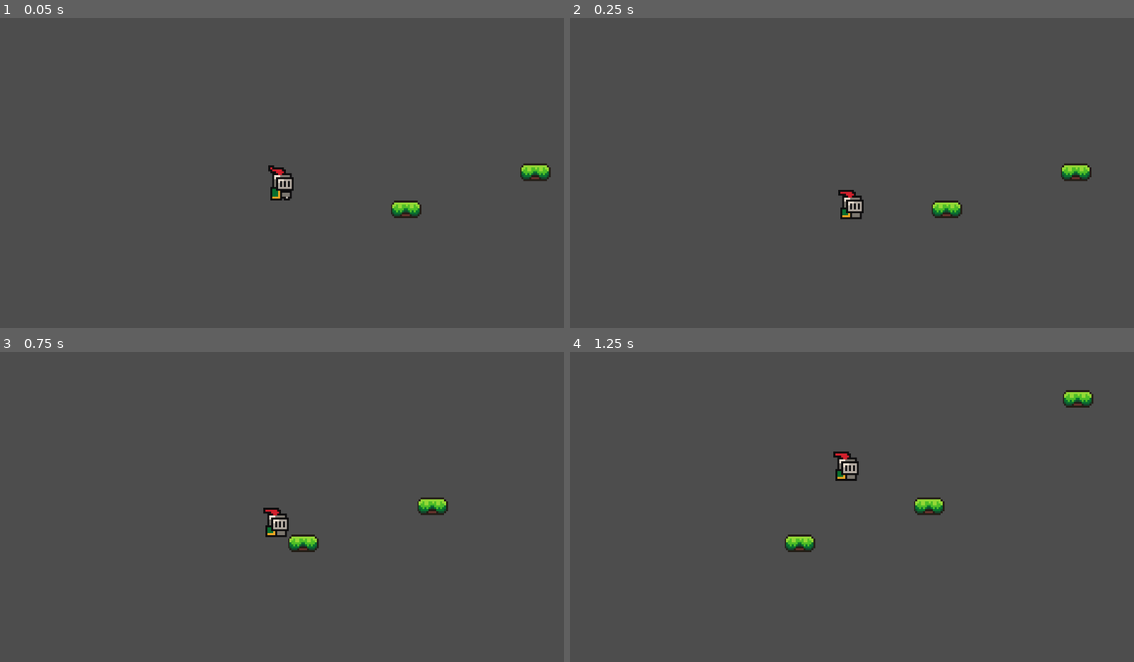
Above: before the commit, frames 1-4 (two rows, left to right).
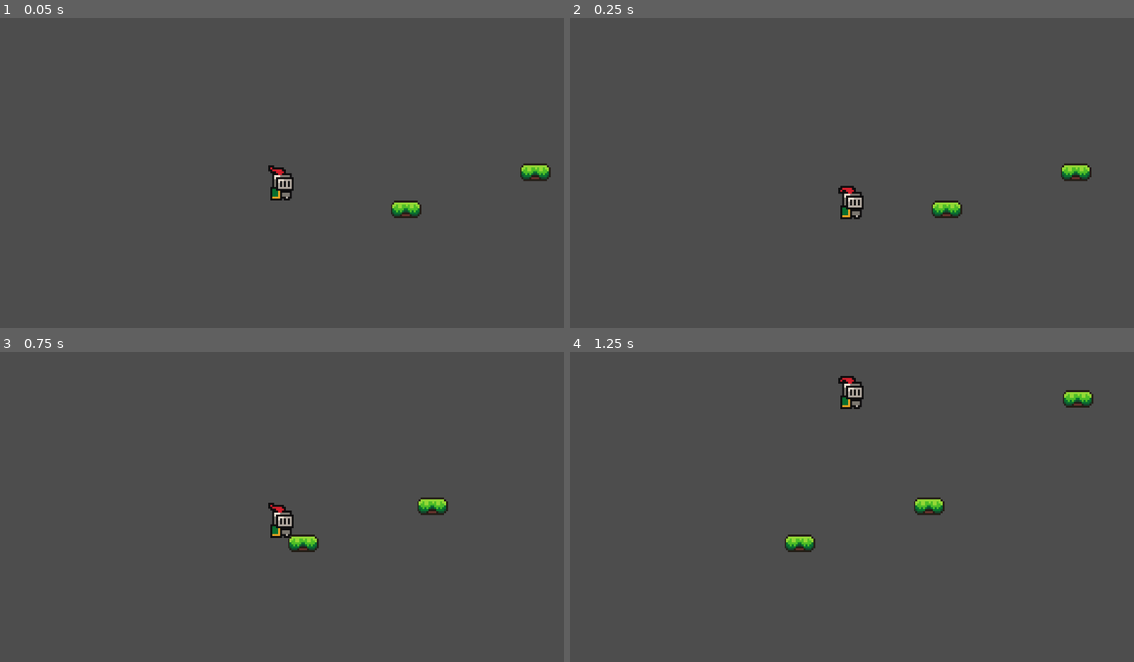
Above: after the commit, the same moments.

Repository: peterhogg/Flappy-Knight
Game: Godot game, scene res://game.tscn
Same seed, same stepped clock (60 frames per second), same inputs: the game is played once before the commit and once after it.
Inputs:
- Up to frame 1 (0.05 s): no input
- Up to frame 2 (0.25 s): no input
- Up to frame 3 (0.75 s): tap Enter (ui_accept) at 0.5 s
- Up to frame 4 (1.25 s): tap Enter (ui_accept) at 0.77 s

Frame 1 is identical in both runs. In frame 2, 0.2% of the frame differs, in the area x 47-53%, y 54-65%; in frame 3, 0.4%; in frame 4, 0.7%, in the area x 46-53%, y 7-42%.

Commit message:
Fixes animation

Diff:
--- a/platform.tscn
+++ b/platform.tscn
@@ -7,6 +7,7 @@
 size = Vector2(16, 8)
 
 [node name="Platform" type="AnimatableBody2D"]
+collision_layer = 2
 script = ExtResource("1_rph2k")
 
 [node name="Sprite2D" type="Sprite2D" parent="."]
--- a/player.tscn
+++ b/player.tscn
@@ -7,25 +7,9 @@
 atlas = ExtResource("1_ecqbo")
 region = Rect2(32, 160, 32, 32)
 
-[sub_resource type="AtlasTexture" id="AtlasTexture_0o8ea"]
-atlas = ExtResource("1_ecqbo")
-region = Rect2(64, 160, 32, 32)
-
-[sub_resource type="AtlasTexture" id="AtlasTexture_ofw1x"]
-atlas = ExtResource("1_ecqbo")
-region = Rect2(192, 160, 32, 32)
-
 [sub_resource type="AtlasTexture" id="AtlasTexture_dg1lj"]
 atlas = ExtResource("1_ecqbo")
 region = Rect2(224, 160, 32, 32)
-
-[sub_resource type="AtlasTexture" id="AtlasTexture_i5uo5"]
-atlas = ExtResource("1_ecqbo")
-region = Rect2(0, 160, 32, 32)
-
-[sub_resource type="AtlasTexture" id="AtlasTexture_4pmv3"]
-atlas = ExtResource("1_ecqbo")
-region = Rect2(32, 160, 32, 32)
 
 [sub_resource type="AtlasTexture" id="AtlasTexture_ptbsn"]
 atlas = ExtResource("1_ecqbo")
@@ -42,12 +26,6 @@
 "texture": SubResource("AtlasTexture_57ged")
 }, {
 "duration": 1.0,
-"texture": SubResource("AtlasTexture_0o8ea")
-}, {
-"duration": 1.0,
-"texture": SubResource("AtlasTexture_ofw1x")
-}, {
-"duration": 1.0,
 "texture": SubResource("AtlasTexture_dg1lj")
 }],
 "loop": true,
@@ -55,12 +33,6 @@
 "speed": 5.0
 }, {
 "frames": [{
-"duration": 1.0,
-"texture": SubResource("AtlasTexture_i5uo5")
-}, {
-"duration": 1.0,
-"texture": SubResource("AtlasTexture_4pmv3")
-}, {
 "duration": 1.0,
 "texture": SubResource("AtlasTexture_ptbsn")
 }, {
@@ -81,9 +53,10 @@
 
 [node name="AnimatedSprite2D" type="AnimatedSprite2D" parent="."]
 sprite_frames = SubResource("SpriteFrames_r5bn1")
-animation = &"falling"
+animation = &"jump"
 autoplay = "falling"
-frame_progress = 0.556162
+frame = 1
+frame_progress = 1.0
 
 [node name="CollisionShape2D" type="CollisionShape2D" parent="."]
 shape = SubResource("CapsuleShape2D_b7xpo")
Not shown: 1 places in player.tscn that only renumber resources
